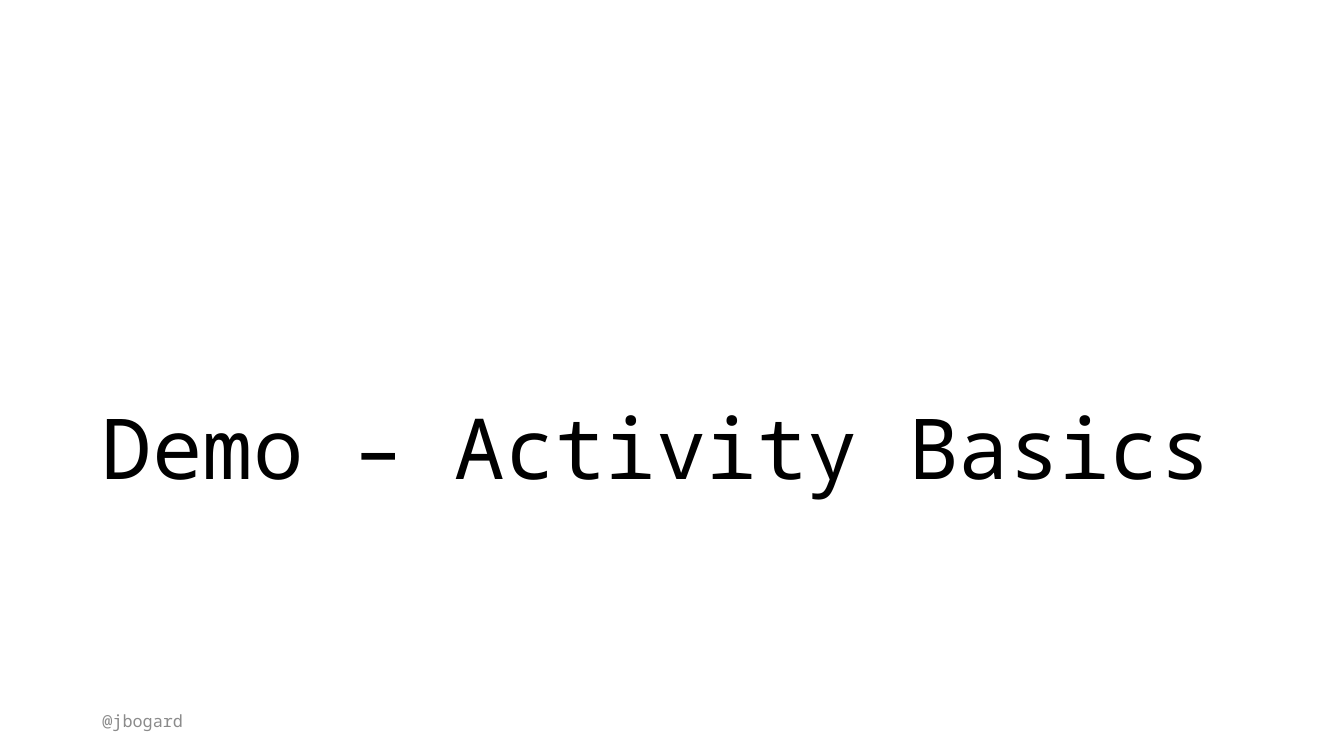
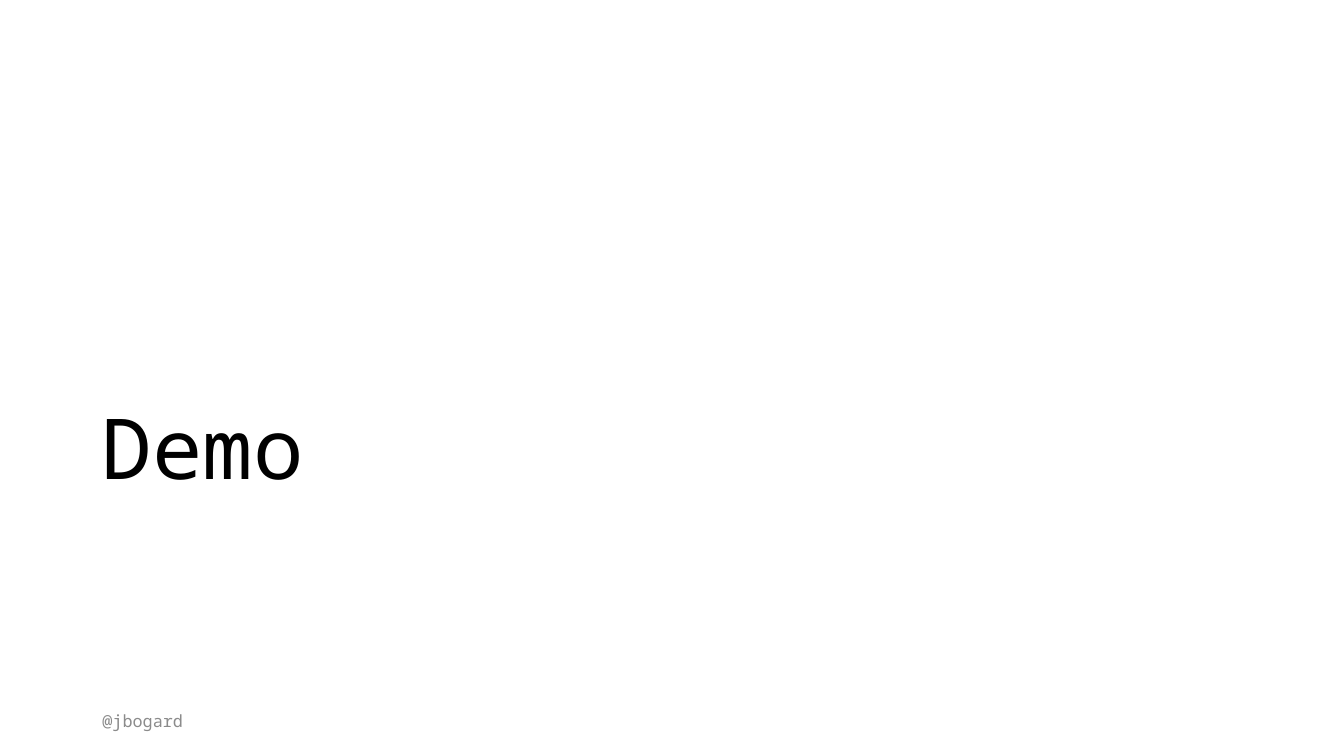
Before and after one commit to jbogard/presentations, a slide deck: slide 12 of DistributedTracing/DistributedTracing.pptx. Drawn at 1344x756 pixels with LibreOffice and Linux fonts; fonts in the diff are those of the drawing. Boxes give left, top, right and bottom in pixels: in the first picture for what was removed or moved away, otherwise in the second. Text is boxed around its words. In the diff, an @@ line names an element or a change of style, - is before the commit and + after.

```diff
--- a/DistributedTracing/DistributedTracing.pptx
+++ b/DistributedTracing/DistributedTracing.pptx
@@ title at (x1=102, y1=419, x2=304, y2=480): text changed @@
-Demo – Activity Basics
+Demo
```
Also in this commit, not shown: 4 other slides changed, 1 slide added, 2 slides removed, 13 other files.
